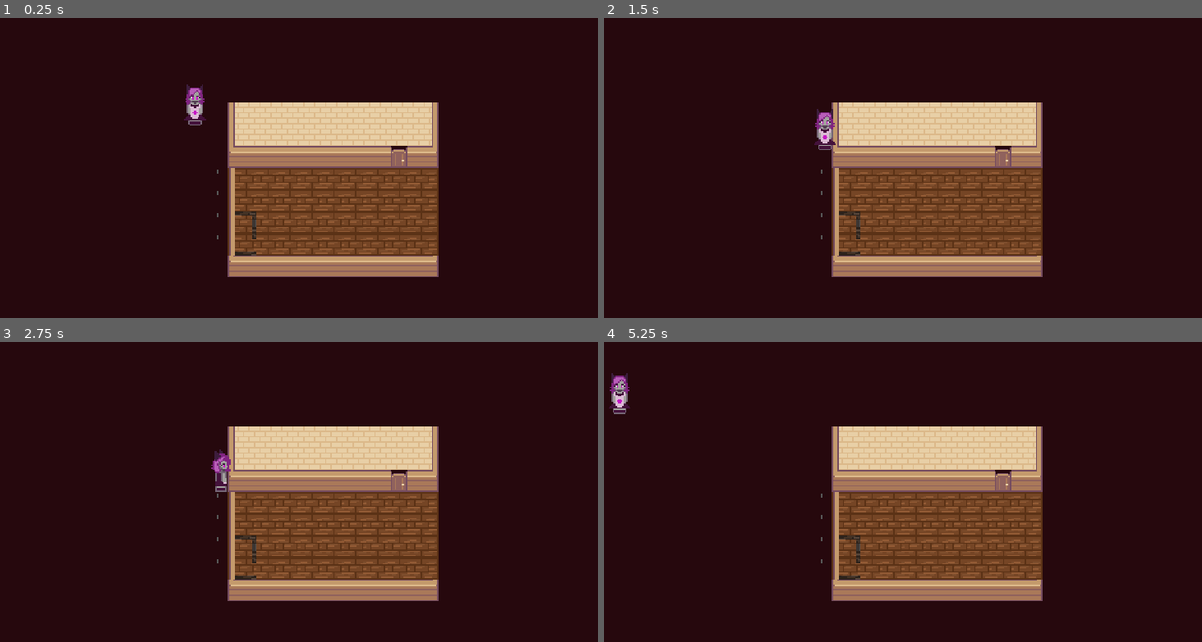
Above: before the commit, frames 1-4 (two rows, left to right).
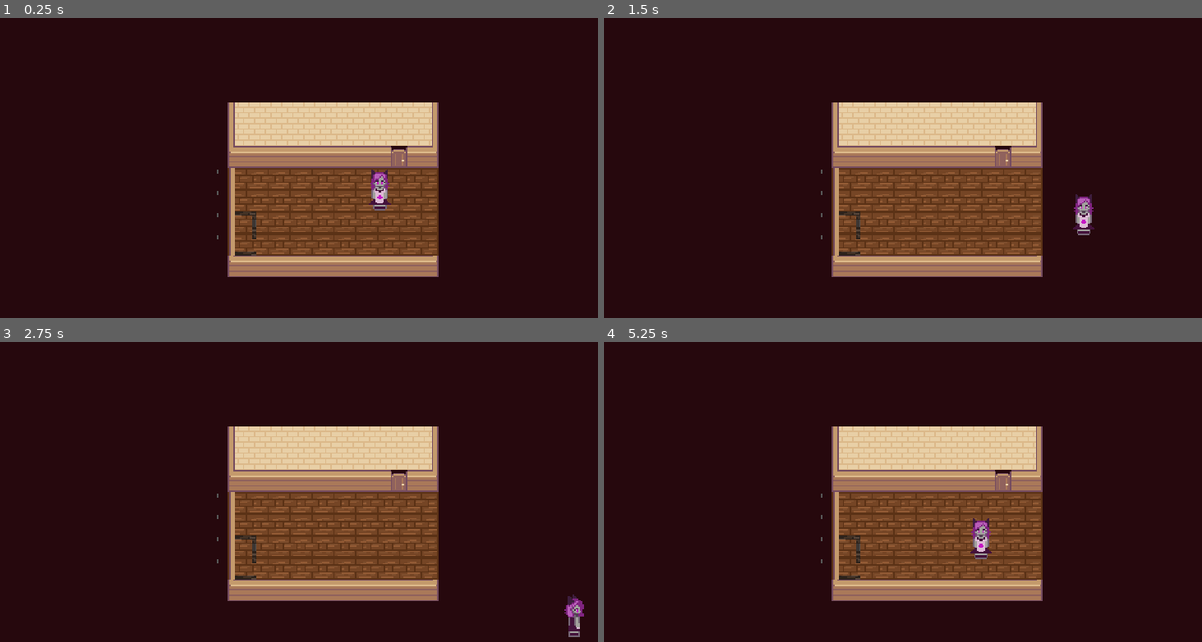
Above: after the commit, the same moments.

Repository: haikayote/CatGirlCafeRPG
Game: Godot game, scene res://playground.tscn
Two runs of this game, one before a commit and one after it. Both use one fixed random seed, a clock stepped at 60 frames per second and the inputs below.
Inputs:
- Up to frame 1 (0.25 s): no input
- Up to frame 2 (1.5 s): tap Enter at 0.5 s; hold D (right) 0.53-1.28 s; hold S (down) from 1.28 s (still down)
- Up to frame 3 (2.75 s): release S (down) at 2.03 s; hold D (right) from 2.03 s (still down)
- Up to frame 4 (5.25 s): release D (right) at 2.78 s; hold W (up) 2.78-3.53 s; hold A (left) 3.53-5.03 s; hold S (down) from 5.03 s (still down)

The runs differ from the first frame. In frame 1, 0.7% of the frame differs, in the area x 30-66%, y 22-65%; in frame 2, 0.7%; in frame 3, 0.6%; in frame 4, 0.7%.

Commit message:
Added separate player spawn script
Allows player_spawn to be placed anywhere within a scene, which provides a place for the player to spawn and function without manually adding player scene

Diff:
--- a/00_Globals/GlobalPlayerManager.gd
+++ b/00_Globals/GlobalPlayerManager.gd
@@ -3,6 +3,7 @@
 const PLAYER = preload("res://player.tscn")
 
 var player : Player
+var player_spawned : bool = false
 
 func _ready() -> void:
 	add_player_instance()
@@ -11,3 +12,6 @@
 	player = PLAYER.instantiate()
 	add_child(player)
 	pass
+func set_player_position(_new_pos : Vector2) -> void:
+	player.global_position = _new_pos
+	pass
--- a/Levels/Area1/01.tscn
+++ b/Levels/Area1/01.tscn
@@ -1,6 +1,7 @@
-[gd_scene load_steps=4 format=4 uid="uid://db03omccnb8bk"]
+[gd_scene load_steps=5 format=4 uid="uid://db03omccnb8bk"]
 
 [ext_resource type="Texture2D" uid="uid://d2uhqmm3c466m" path="res://Player/Sprites/SECONDBARISTA.png" id="1_5cr60"]
+[ext_resource type="PackedScene" uid="uid://ciopepvmttn4k" path="res://Levels/player_spawn.tscn" id="2_5p8lo"]
 
 [sub_resource type="TileSetAtlasSource" id="TileSetAtlasSource_5p8lo"]
 texture = ExtResource("1_5cr60")
@@ -44,5 +45,9 @@
 [node name="01" type="Node2D"]
 
 [node name="TileMapLayer" type="TileMapLayer" parent="."]
+z_index = -1
 tile_map_data = PackedByteArray("AAAAAAAAAAABAAQAAAABAAAAAAABAAQAAAACAAAAAAABAAQAAAADAAAAAAABAAQAAAAEAAAAAAABAAQAAAAEAA …(704 unchanged characters)…
 tile_set = SubResource("TileSet_i1foo")
+
+[node name="PlayerSpawn" parent="." instance=ExtResource("2_5p8lo")]
+position = Vector2(41, 42)
--- /dev/null
+++ b/Levels/player_spawn.tscn
@@ -0,0 +1,13 @@
+[gd_scene load_steps=3 format=3 uid="uid://ciopepvmttn4k"]
+
+[ext_resource type="Script" uid="uid://c26tb57ixeayu" path="res://Levels/scripts/player_spawn.gd" id="1_lyuil"]
+[ext_resource type="Texture2D" uid="uid://8kjaihk4eit1" path="res://Player/Sprites/idlerpg.png" id="1_y6scc"]
+
+[node name="PlayerSpawn" type="Node2D"]
+script = ExtResource("1_lyuil")
+
+[node name="Sprite2D" type="Sprite2D" parent="."]
+modulate = Color(0.1718916, 0.97035426, 0.50575507, 0.57254905)
+position = Vector2(0, -11)
+texture = ExtResource("1_y6scc")
+hframes = 26
--- /dev/null
+++ b/Levels/scripts/player_spawn.gd
@@ -0,0 +1,9 @@
+extends Node2D
+
+
+# Called when the node enters the scene tree for the first time.
+func _ready() -> void:
+	visible = false
+	if GlobalPlayerManager.player_spawned == false:
+		GlobalPlayerManager.set_player_position(global_position)
+		GlobalPlayerManager.player_spawned = true
--- a/playground.tscn
+++ b/playground.tscn
@@ -1,6 +1,7 @@
-[gd_scene load_steps=2 format=4 uid="uid://bodokar5axh1u"]
+[gd_scene load_steps=3 format=4 uid="uid://bodokar5axh1u"]
 
 [ext_resource type="PackedScene" uid="uid://c6kopkqmh1u75" path="res://Player/Sprites/wooden_house-1.tscn" id="1_wt17y"]
+[ext_resource type="PackedScene" uid="uid://ciopepvmttn4k" path="res://Levels/player_spawn.tscn" id="2_wt17y"]
 
 [node name="Playground" type="Node2D"]
 position = Vector2(-5, 58)
@@ -11,3 +12,6 @@
 [node name="Furniture" parent="." instance=ExtResource("1_wt17y")]
 z_index = -1
 tile_map_data = PackedByteArray("AAACAAEAAAABAAQAAAADAAEAAAABAAQAAAAEAAEAAAABAAQAAAAFAAEAAAABAAQAAAAGAAEAAAABAAQAAAAHAA …(1312 unchanged characters)…
+
+[node name="PlayerSpawn" parent="." instance=ExtResource("2_wt17y")]
+position = Vector2(140, 4)
Not shown, added: Levels/scripts/player_spawn.gd.uid
